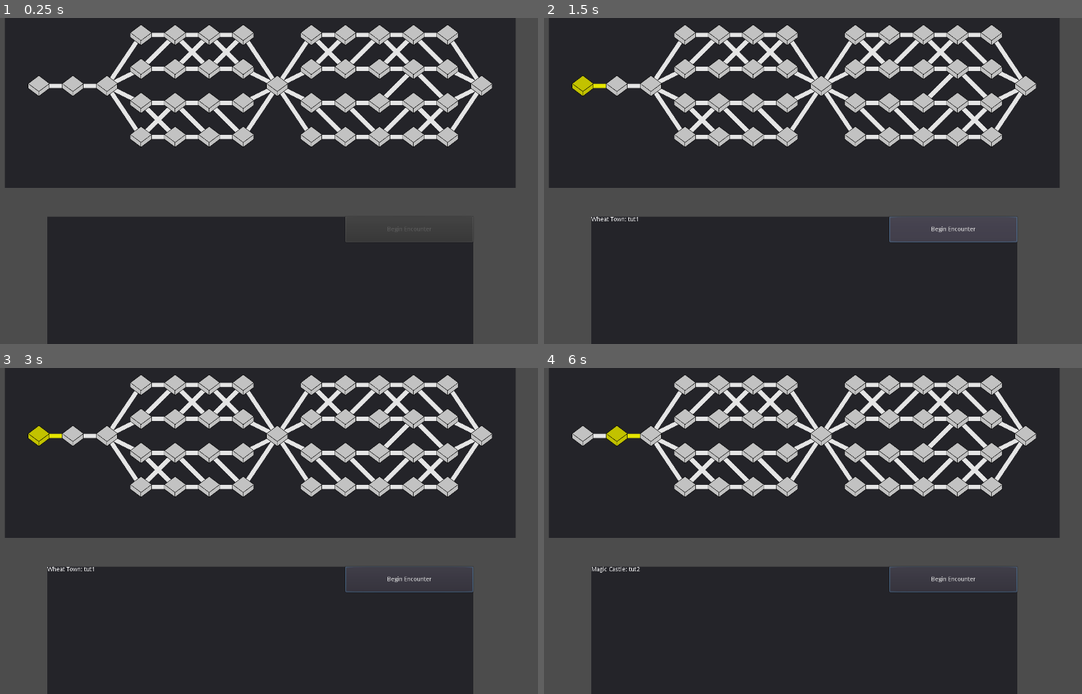
Above: before the commit, frames 1-4 (two rows, left to right).
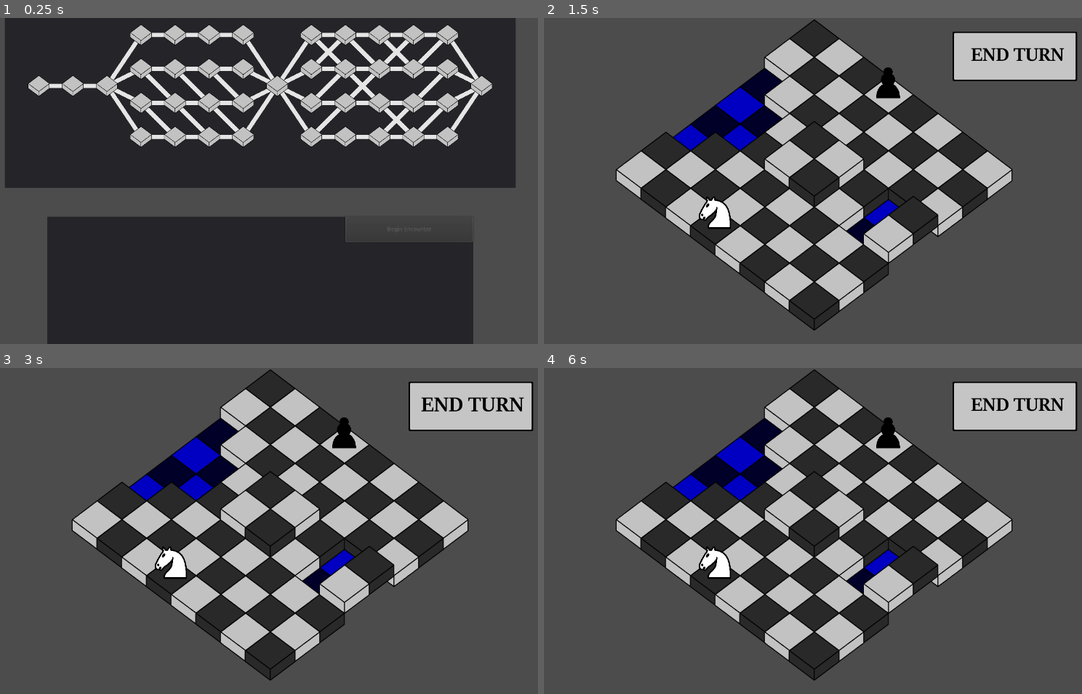
Above: after the commit, the same moments.

Repository: Trainzack/CS4700Final
Game: Godot game, scene res://scenes/MasterScene.tscn
Same seed, same stepped clock (60 frames per second), same inputs: the game is played once before the commit and once after it. Before the commit the project starts from res://scenes/OverworldScene.tscn.
Inputs (mouse positions are in pixels of both pictures, inside the frame that each line leads up to):
- Up to frame 1 (0.25 s): no input
- Up to frame 2 (1.5 s): tap Enter at 0.5 s; drag from (581, 86) to (683, 34) at 0.52 s; click "Begin Encounter" at 1.25 s
- Up to frame 3 (3 s): click (408, 579) at 2 s, where only the run before the commit has a clickable "Begin Encounter"; click (473, 407) at 2.77 s
- Up to frame 4 (6 s): click (1017, 407) at 3.52 s; click (952, 579) at 4.25 s, where only the run before the commit has a clickable "Begin Encounter"; click (1017, 407) at 5.02 s; tap Space (end_turn) at 5.75 s; drag from (619, 436) to (683, 384) at 5.77 s

The runs differ from the first frame. In frame 1, 1.9% of the frame differs, in the area x 27-83%, y 6-35%; in frame 2, 72%, in the area x 0-100%, y 0-100%; in frame 3, 72%; in frame 4, 72%.

Commit message:
Linked overworld scene with combat scene

Diff:
--- a/project.godot
+++ b/project.godot
@@ -11,7 +11,7 @@
 [application]
 
 config/name="Chesster Than Light"
-run/main_scene="res://scenes/OverworldScene.tscn"
+run/main_scene="res://scenes/MasterScene.tscn"
 config/icon="res://icon.png"
 
 [audio]
--- a/scenes/Board.gd
+++ b/scenes/Board.gd
@@ -23,6 +23,9 @@
 var selected_unit = dummy_unit
 var selected_unit_coordinate = Vector2(-1,-1)
 
+# keep track of whether this board has been created already
+var board_ready = false
+
 signal ally_unit_selected
 signal dummy_unit_selected
 signal ally_has_moved
@@ -44,7 +47,7 @@
 	else:
 		# TODO: Remove the tile that's already here
 		add_child(tile)
-		print(position)
+		# print(position)
 		if int(position.x)%2 == int(position.y)%2:
 			tile.set_tile_type("white")
 		else:
@@ -61,18 +64,21 @@
 #Tiles occupy z indeces 0-10
 #Generates the board based on an encounter object thats passed in
 func create_board(encounter):
+	if board_ready:
+		printerr("Board already setup!")
+	else:
 	# Create the 2D array that holds the tiles, and the array that holds the units
-	for x in range(board_x_size):
-		var tileArray = []
-		var tempUnitArray = []
-		for y in range(board_y_size):
-			tileArray.append(null)
-			tempUnitArray.append(dummy_unit)
-		boardArray.append(tileArray)
-		unitArray.append(tempUnitArray)
-
-	encounter.type = "final"
-	encounter.build_board(self)
+		for x in range(board_x_size):
+			var tileArray = []
+			var tempUnitArray = []
+			for y in range(board_y_size):
+				tileArray.append(null)
+				tempUnitArray.append(dummy_unit)
+			boardArray.append(tileArray)
+			unitArray.append(tempUnitArray)
+
+		encounter.build_board(self)
+		board_ready = true
 
 
 #For initally placing a unit on the board
@@ -154,12 +160,12 @@
 				directions.append([x, y, false])
 				directions.append([x,y, true])
 
-		print(directions)
+		# print(directions)
 
 		var count = 1
 		if move.rider:
 			count = max(board_y_size, board_x_size)
-		print(count)
+		# print(count)
 		for d in directions:
 
 			var dx = atom.x
@@ -170,7 +176,7 @@
 			dx *= d[0]
 			dy *= d[1]
 			for m in range(1,count + 1):
-				print(m)
+				# print(m)
 				var position = Vector2(gridX + (dx * m), gridY + (dy * m))
 				if not position_in_bounds(position):
 					# We've hit the end of this direction, let's stop
--- a/scenes/Encounter.tscn
+++ b/scenes/Encounter.tscn
@@ -2,6 +2,6 @@
 
 [ext_resource path="res://scenes/Encounter.gd" type="Script" id=1]
 
-[node name="Encounter" type="Node"]
+[node name="Encounter" type="Node" index="0"]
 
 script = ExtResource( 1 )
--- a/scenes/MasterCombatScene.gd
+++ b/scenes/MasterCombatScene.gd
@@ -7,7 +7,6 @@
 	$TestBoard.connect("dummy_unit_selected",self,"hide_options")
 	$TestBoard.connect("ally_has_moved",self,"disable_movement")
 	$TestBoard.connect("ally_has_attacked",self,"disable_attacks")
-	set_encounter(encounter_scene.instance())
 	$UIManager.connect("attack_pressed",self,"display_attacks")
 	$UIManager.connect("movement_pressed",self,"display_moves")
 	$UIManager.connect("end_turn_pressed",self,"end_turn")
--- /dev/null
+++ b/scenes/MasterScene.gd
@@ -0,0 +1,35 @@
+extends Node
+
+onready var overworld = $OverworldScene
+var combat_scene = null
+
+var combat_scene_class = preload("res://scenes/MasterCombatScene.tscn")
+
+# class member variables go here, for example:
+# var a = 2
+# var b = "textvar"
+
+func _ready():
+	# Called when the node is added to the scene for the first time.
+	# Initialization here
+	pass
+
+#func _process(delta):
+#	# Called every frame. Delta is time since last frame.
+#	# Update game logic here.
+#	pass
+
+func begin_combat(encounter):
+	if combat_scene != null:
+		printerr("Error! Cannot start combat when combat still exists!")
+	else:
+		remove_child(overworld)
+		combat_scene = combat_scene_class.instance()
+		add_child(combat_scene)
+		combat_scene.set_encounter(encounter)
+
+
+func end_combat():
+	remove_child(combat_scene)
+	combat_scene = null
+	add_child(overworld)
--- /dev/null
+++ b/scenes/MasterScene.tscn
@@ -0,0 +1,10 @@
+[gd_scene load_steps=3 format=2]
+
+[ext_resource path="res://scenes/MasterScene.gd" type="Script" id=1]
+[ext_resource path="res://scenes/OverworldScene.tscn" type="PackedScene" id=2]
+
+[node name="MasterScene" type="Node"]
+
+script = ExtResource( 1 )
+
+[node name="OverworldScene" parent="." index="0" instance=ExtResource( 2 )]
--- a/scenes/OverworldScene.gd
+++ b/scenes/OverworldScene.gd
@@ -6,6 +6,8 @@
 onready var node_container = $Container/Panel
 onready var node_name = $Container/InfoPanel/NodeName
 onready var begin_encounter = $Container/InfoPanel/BeginEncounter
+onready var master_scene = get_parent()
+
 
 var node_distance = 80.0
 
@@ -35,7 +37,10 @@
 
 func _ready():
 	begin_encounter.connect("pressed",self,"begin_encounter")
+	if len(nodes) == 0:
+		build_nodes()
 
+func build_nodes():
 	# Create all of the nodes
 	for x in range(node_x):
 		var node_line = []
@@ -92,7 +97,8 @@
 	if selected_node == null:
 		printerr("Error: Cannot begin encounter when no node is selected!")
 	else:
-		pass
+		master_scene.begin_combat(selected_node.encounter)
+
 
 #func _process(delta):
 #	# Called every frame. Delta is time since last frame.
--- a/scenes/OverworldScene.tscn
+++ b/scenes/OverworldScene.tscn
@@ -2,7 +2,7 @@
 
 [ext_resource path="res://scenes/OverworldScene.gd" type="Script" id=1]
 
-[node name="OverworldScene" type="Node" index="0"]
+[node name="OverworldScene" type="Node"]
 
 script = ExtResource( 1 )
 
